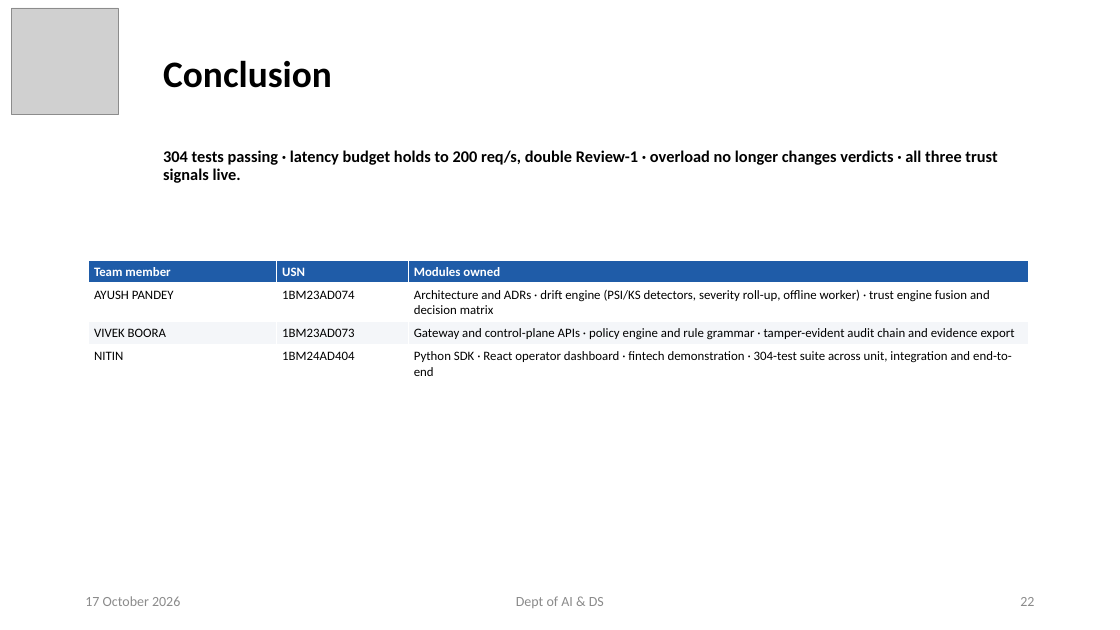
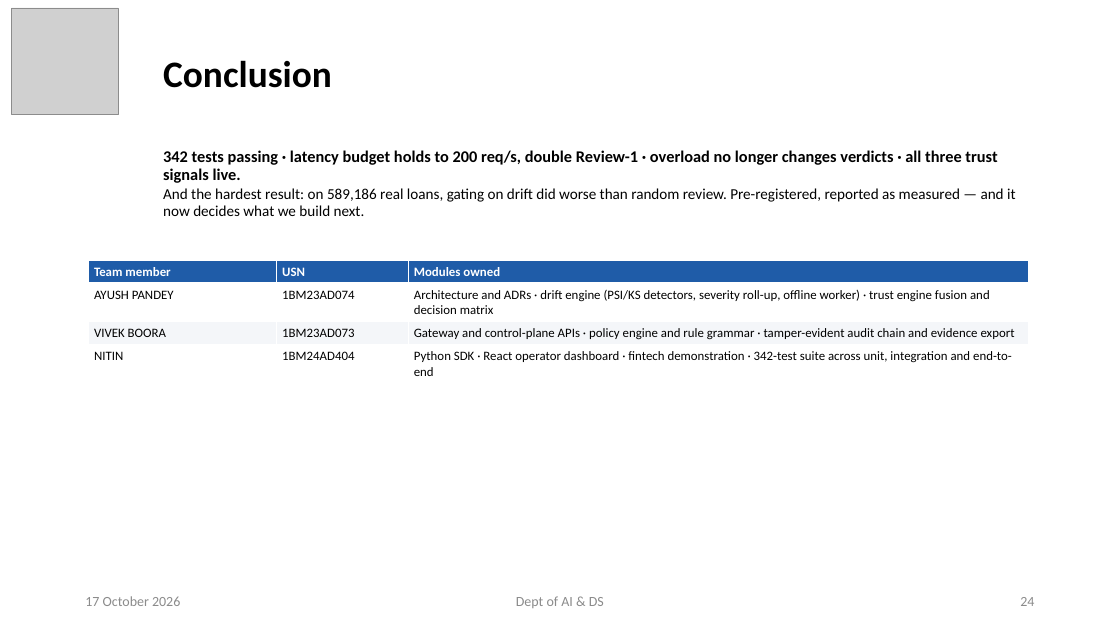
Before and after one commit to ayushpandey0201/custos, a slide deck: slide 24 of docs/presentations/Custos_Phase2_Review2.pptx (slide 22 before the commit). Drawn at 1120x630 pixels with LibreOffice and Linux fonts; fonts in the diff are those of the drawing; grey boxes stand for pictures. Boxes give left, top, right and bottom in pixels: in the first picture for what was removed or moved away, otherwise in the second. Text is boxed around its words. In the diff, an @@ line names an element or a change of style, - is before the commit and + after.

```diff
--- a/docs/presentations/Custos_Phase2_Review2.pptx
+++ b/docs/presentations/Custos_Phase2_Review2.pptx
@@ subtitle at box(163, 150, 1016, 216): text changed; size 14 to 13 pt; bold off @@
-304 tests passing · latency budget holds to 200 req/s, double Review-1 · overload no longer changes verdicts · all three trust signals live.
+342 tests passing · latency budget holds to 200 req/s, double Review-1 · overload no longer changes verdicts · all three trust signals live.
+And the hardest result: on 589,186 real loans, gating on drift did worse than random review. Pre-registered, reported as measured — and it now decides what we build next.
@@ table at box(88, 260, 1029, 380) @@
-row 4, column 3: Python SDK · React operator dashboard · fintech demonstration · 304-test suite across unit, integration and end-to-end
+row 4, column 3: Python SDK · React operator dashboard · fintech demonstration · 342-test suite across unit, integration and end-to-end
@@ page number at box(1020, 597, 1034, 606): text changed @@
-22
+24
```
Also in this commit, not shown: 8 other slides changed, 2 slides added, 6 other files.
